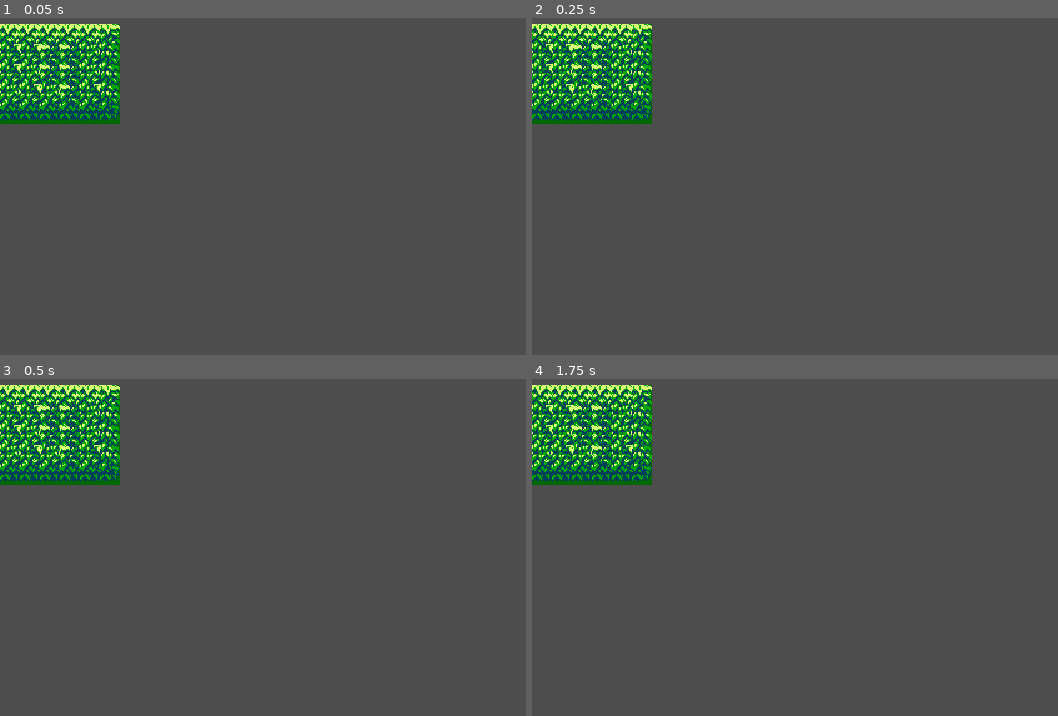
Above: before the commit, frames 1-4 (two rows, left to right).
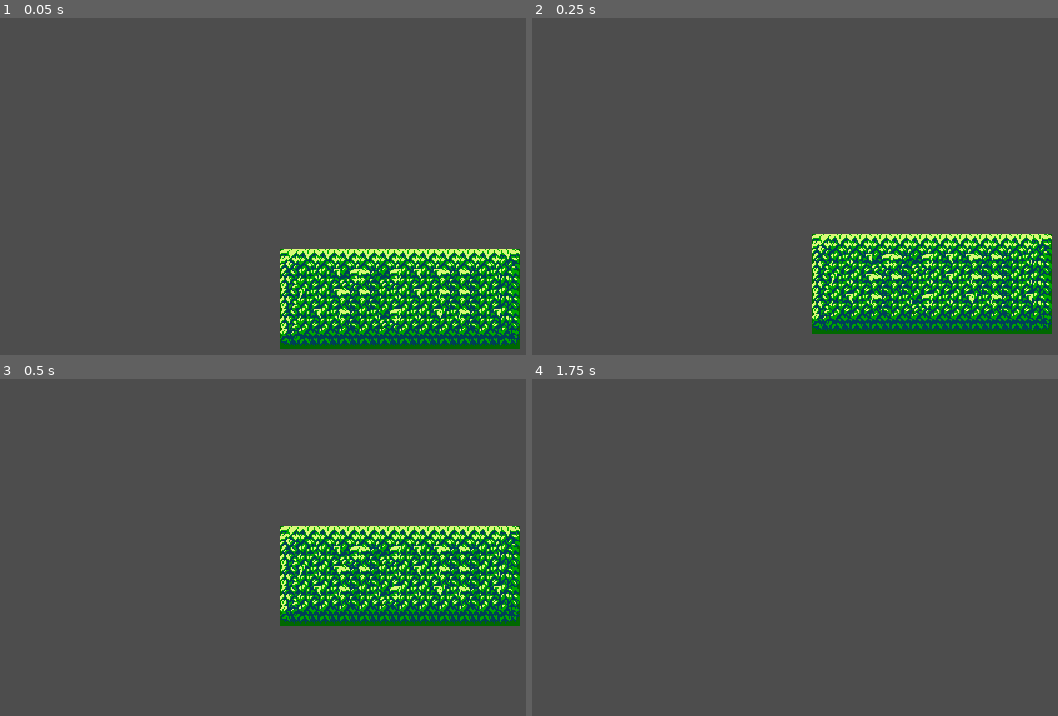
Above: after the commit, the same moments.

Repository: juliohq/action-platformer-joaojcsb
Game: Godot game, scene res://levels/prototype.tscn
Same seed, same stepped clock (60 frames per second), same inputs: the game is played once before the commit and once after it.
Inputs:
- Up to frame 1 (0.05 s): no input
- Up to frame 2 (0.25 s): no input
- Up to frame 3 (0.5 s): no input
- Up to frame 4 (1.75 s): hold D (right) from 0.53 s (still down); tap Space (jump) at 0.77, 1.52 s; tap Enter at 1.25 s

The runs differ from the first frame. In frame 1, 20% of the frame differs, in the area x 0-99%, y 1-99%; in frame 2, 20%; in frame 3, 20%; in frame 4, 6.8%.

Commit message:
Add camera

Diff:
--- a/levels/prototype.tscn
+++ b/levels/prototype.tscn
@@ -2,6 +2,7 @@
 
 [ext_resource type="PackedScene" uid="uid://bb5xgb1r1rlhp" path="res://scenes/level.tscn" id="1_0vqeo"]
 [ext_resource type="PackedScene" uid="uid://d0nubcpsalgj" path="res://characters/platformer/player.tscn" id="2_f7yxy"]
+[ext_resource type="PackedScene" uid="uid://bll28k40uoiju" path="res://scenes/camera.tscn" id="3_pdryj"]
 
 [node name="Prototype" unique_id=1054854771 instance=ExtResource("1_0vqeo")]
 
@@ -9,3 +10,5 @@
 tile_map_data = PackedByteArray("AAAFAAUAAAACAAIAAAAFAAQAAAACAAEAAAAFAAMAAAADAAEAAAAFAAIAAAACAAEAAAAFAAEAAAACAAAAAAAEAA …(880 unchanged characters)…
 
 [node name="Player" parent="World" parent_id_path=PackedInt32Array(574016881) index="1" unique_id=2136620420 instance=ExtResource("2_f7yxy")]
+
+[node name="Camera" parent="World/Player" index="4" unique_id=785309888 instance=ExtResource("3_pdryj")]
